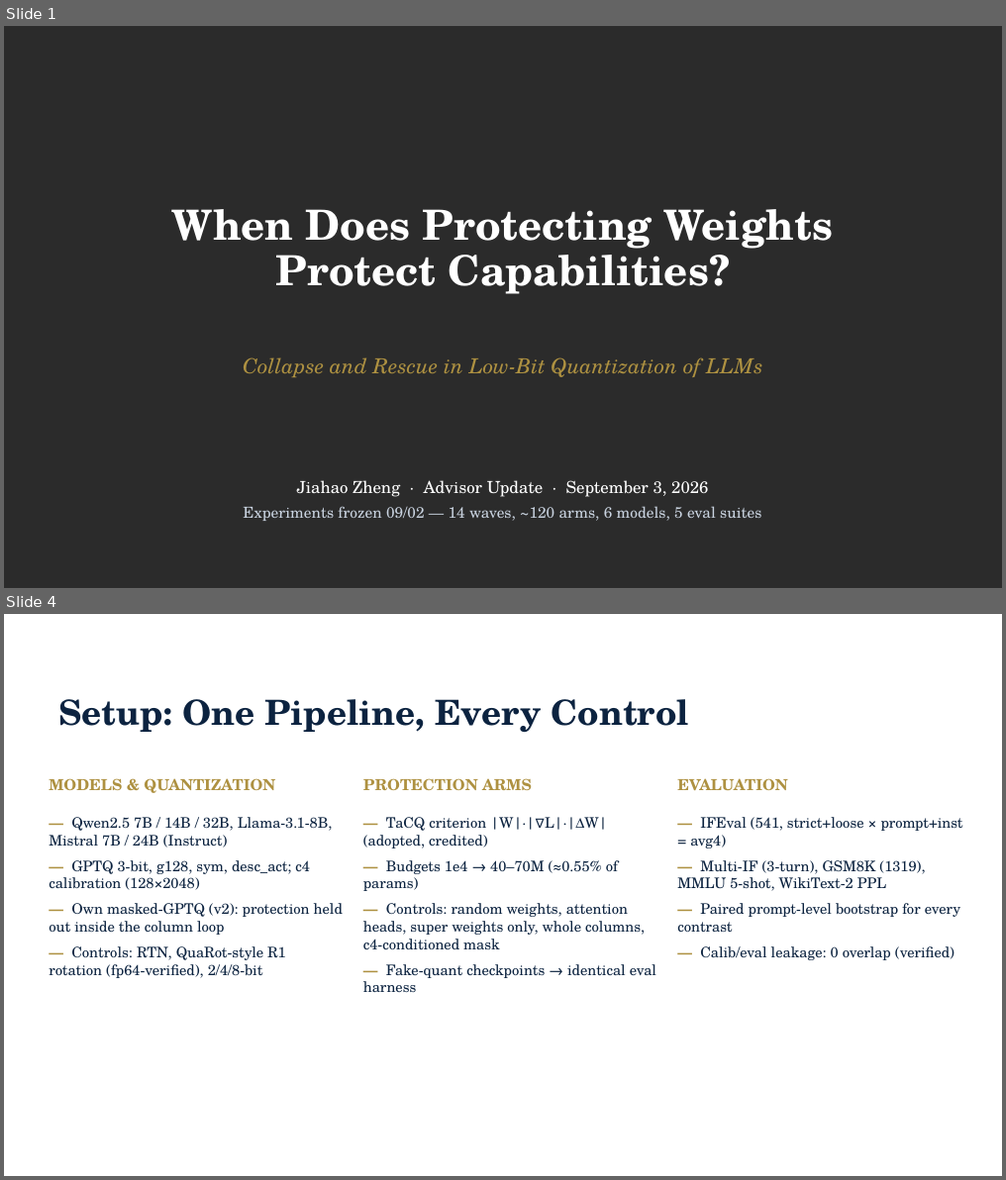
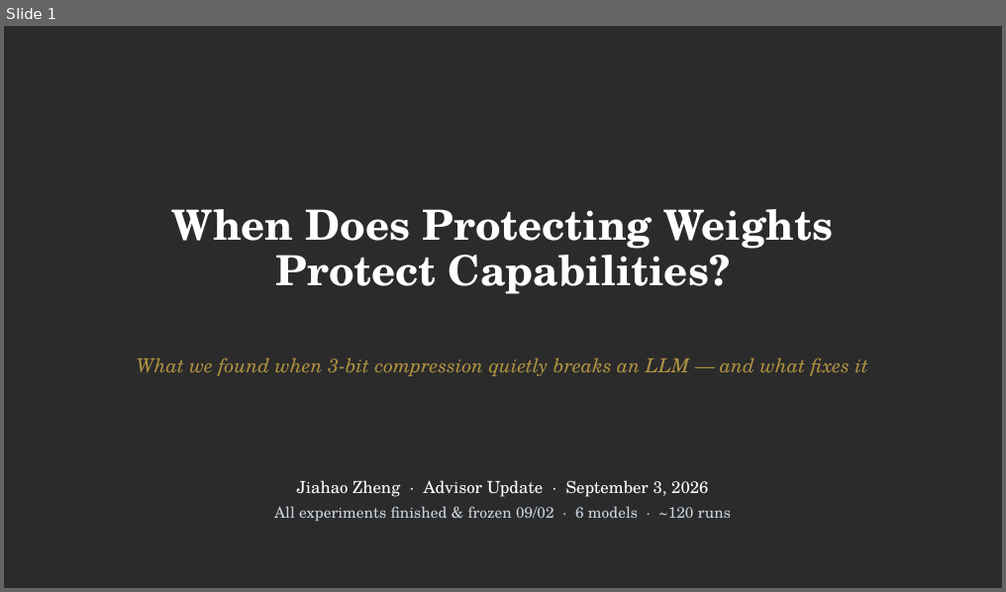
Before and after one commit to JiahaoZheng24/Instruction-Following-Attention-Head-Sensitive, a slide deck: paper/IFH_advisor_update_2026-09-03.pptx. Shown one above the other, each under a label of ours: slides 1 and 4 before the commit, slide 1 after it; the slides between them are not shown. The pictures are 1006x1180 and 1006x592 pixels, drawn with LibreOffice and Linux fonts; fonts in the diff are those of the drawing; background and template pictures are left out; a plain dark background stands for a picture behind light text. Boxes give left, top, right and bottom in pixels: in the first picture for what was removed or moved away, otherwise in the second. Text is boxed around its words. In the diff, an @@ line names an element or a change of style, - is before the commit and + after.

```diff
--- a/paper/IFH_advisor_update_2026-09-03.pptx
+++ b/paper/IFH_advisor_update_2026-09-03.pptx
@@ slide 4 removed at (x1=4, y1=614, x2=1002, y2=1176), background picture (left out) @@
@@ subtitle removed at (x1=58, y1=699, x2=172, y2=732) @@
-EXPERIMENTAL SETUP
@@ title removed at (x1=182, y1=699, x2=689, y2=733) @@
-Setup: One Pipeline, Every Control
@@ text removed at (x1=49, y1=778, x2=275, y2=793) @@
-MODELS & QUANTIZATION
@@ text removed at (x1=363, y1=778, x2=532, y2=790) @@
-PROTECTION ARMS
@@ text removed at (x1=677, y1=778, x2=787, y2=791) @@
-EVALUATION
@@ text removed at (x1=49, y1=817, x2=343, y2=978) @@
-— Qwen2.5 7B / 14B / 32B, Llama-3.1-8B, Mistral 7B / 24B (Instruct)
-— GPTQ 3-bit, g128, sym, desc_act; c4 calibration (128×2048)
-— Own masked-GPTQ (v2): protection held out inside the column loop
-— Controls: RTN, QuaRot-style R1 rotation (fp64-verified), 2/4/8-bit
@@ text removed at (x1=363, y1=817, x2=656, y2=993) @@
-— TaCQ criterion |W|·|∇L|·|ΔW| (adopted, credited)
-— Budgets 1e4 → 40–70M (≈0.55% of params)
-— Controls: random weights, attention heads, super weights only, whole columns, c4-conditioned mask
-— Fake-quant checkpoints → identical eval harness
@@ text removed at (x1=677, y1=817, x2=963, y2=960) @@
-— IFEval (541, strict+loose × prompt+inst = avg4)
-— Multi-IF (3-turn), GSM8K (1319), MMLU 5-shot, WikiText-2 PPL
-— Paired prompt-level bootstrap for every contrast
-— Calib/eval leakage: 0 overlap (verified)
@@ slide 1 changed as well @@
@@ text at (x1=137, y1=358, x2=868, y2=376): text changed; size 15 to 14 pt @@
-Collapse and Rescue in Low-Bit Quantization of LLMs
+What we found when 3-bit compression quietly breaks an LLM — and what fixes it
@@ text at (x1=274, y1=506, x2=731, y2=521): text changed @@
-Experiments frozen 09/02 — 14 waves, ~120 arms, 6 models, 5 eval suites
+All experiments finished & frozen 09/02 · 6 models · ~120 runs
```
Also in this commit, not shown: 9 slides added, 13 other slides removed.
